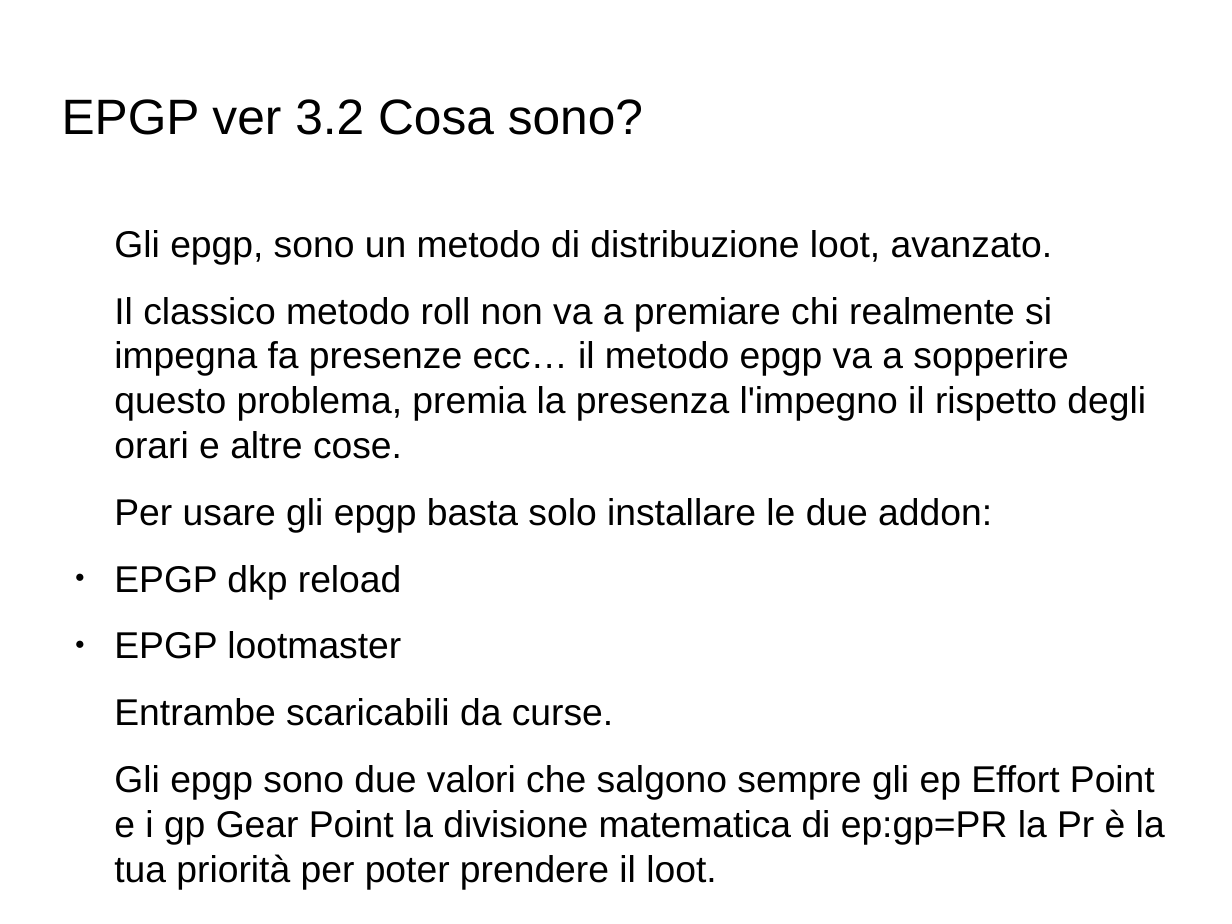
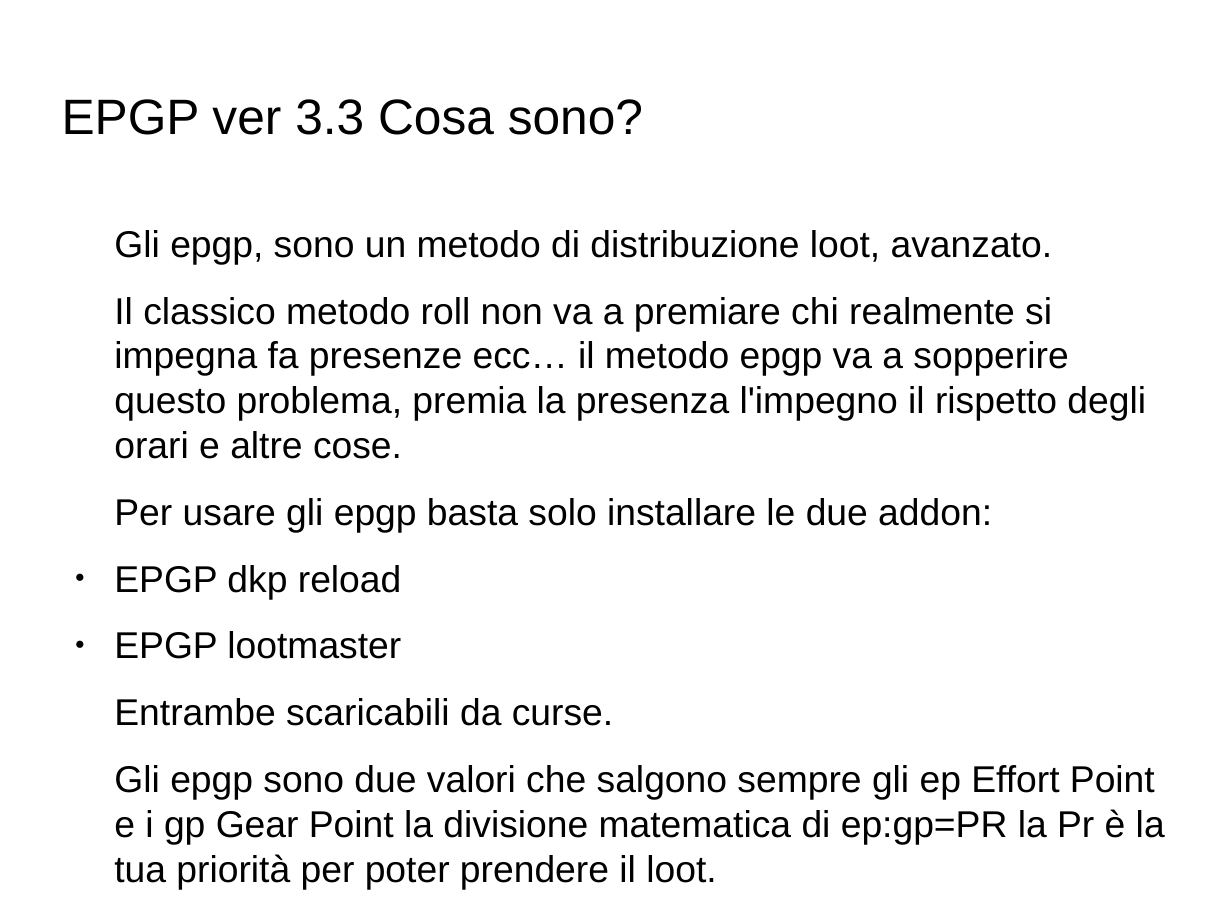
Before and after one commit to roboso/Documenti-della-gilda, a slide deck: slide 1 of epgp/epgp versione 3.2.odp. Drawn at 1232x924 pixels with LibreOffice and Linux fonts; fonts in the diff are those of the drawing; background and template pictures are left out. Boxes give left, top, right and bottom in pixels: in the first picture for what was removed or moved away, otherwise in the second. Text is boxed around its words. In the diff, an @@ line names an element or a change of style, - is before the commit and + after.

```diff
--- a/epgp/epgp versione 3.2.odp
+++ b/epgp/epgp versione 3.2.odp
@@ title at [62,99,643,135]: text changed @@
-EPGP ver 3.2 Cosa sono?
+EPGP ver 3.3 Cosa sono?
```
Also in this commit, not shown: 5 other slides changed, 2 other files.
